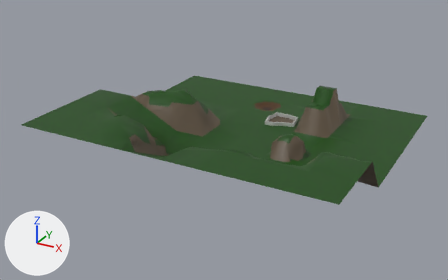
Before and after pictures for a commit that changed the COLLADA model models/ground.dae.
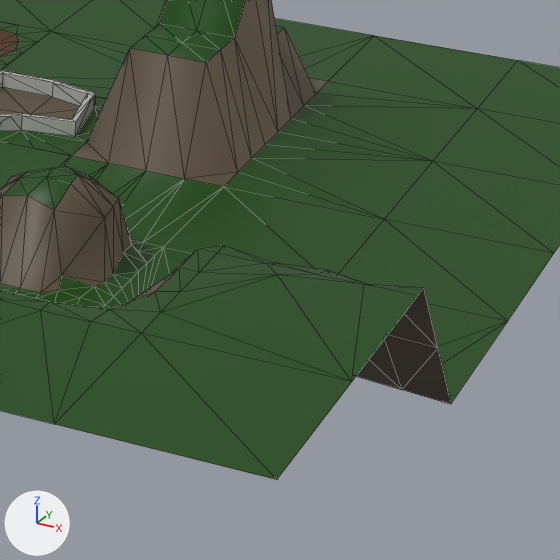
Each version appears first whole from a camera (50 mm lens) standing at (6.96, -13.77, 6.67) and looking at (-0.36, -0.46, 0.02), and next in a close-up on the part from 62% to 90% of the width and 34% to 80% of the height. The lights are fixed; the arrows at lower left show +X, +Y and +Z. The close-ups show mesh edges as thin lines. Vertices at the same position are counted once.

The first close-up shows '001.base', '002.spawn', '004.plateau01', '00a.cliff01', '00a.cliff03', 'Plane'.
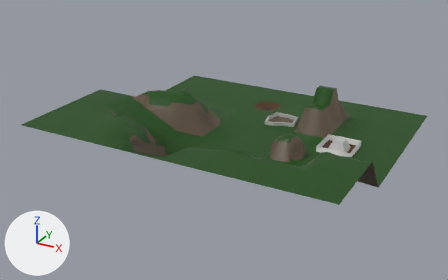
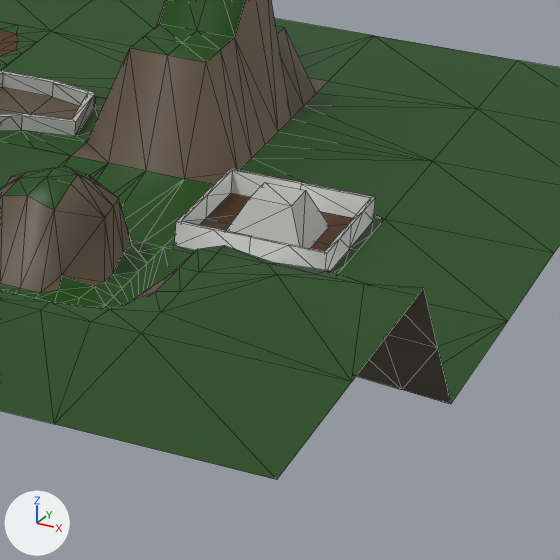
Commit message: started working on adding towers into the map

Where the newer file only moved an object's origin or applied its transform, the numbers keep the older frame.

Location of each change, [x1, y1, x2, y2] in pixels of the close-ups (560 x 560 px):
'005.tower', added
    after: [164, 168, 384, 274]
    faces in mat_concrete (grey #bbbdba): [174, 168, 376, 271]
    faces in mat_dirt (brown #4b2c08): [200, 193, 353, 251]
    faces in mat_grass (dark green #144900): [164, 217, 384, 274]
part 1 of me_plane, deleted (green)
    before: [164, 187, 384, 274]

The change in detail:
me_plane has 291 vertices, 470 faces and spans x -4.0..4.0, y -4.0..4.0, z 0.0..1.16.
me_plane is used by ob_plane; location (0.0, 0.0, 0.0).
Verts and faces of me_plane; kept vertices keep their numbers, new ones are numbered from 291.
Before the commit, vertices of me_plane: 20 (2.0, 0.0, 0.0) at pixel (163, 247), 48 (3.0, 0.0, 0.0), 62 (2.0, 1.0, 0.0) at pixel (223, 186), 65 (3.0, 1.0, 0.0) at pixel (384, 219).
Part 1, on me_plane:
Faces deleted: (20, 48, 62), (48, 65, 62).
Mesh me_base is new.
It has 65 vertices, 106 faces and spans x -0.5..0.5, y -0.5..0.5, z 0.0..0.25.
Faces by material slot: [24, 74, 8].
It uses material mat_grass (dark green #144900).
It uses material mat_concrete (grey #bbbdba).
It uses material mat_dirt (brown #4b2c08).
Object '005.tower' (ob_005_tower) is new; it shows me_base.
Its location is (2.5, 0.5, 0.0).
